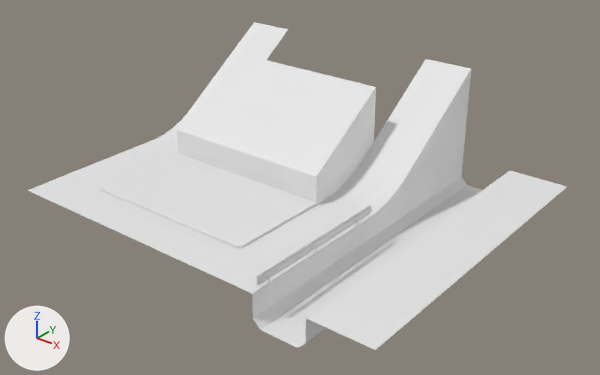
The glTF model godot/Models/Escenario.glb: old version first, new version second.
The view is the same before and after, from a 50 mm lens placed at (63.8, -56.5, 39.9), pointed at (13.1, 6.9, 0.6). Lighting does not change. The marker at lower left points along +X, +Y and +Z. Vertices at the same position are counted once.
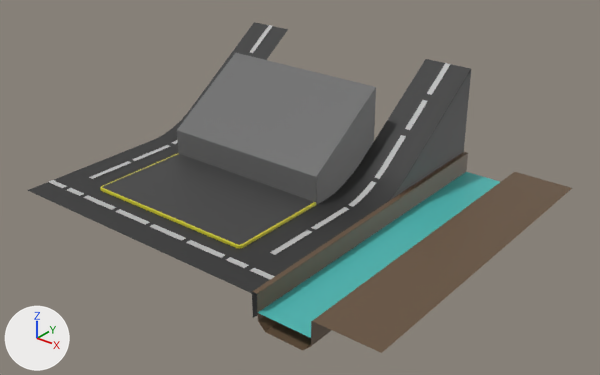
What differs and where, as boxes (x1, y1, x2, y2) in the pictures (600 x 375 px; the box of a moved part takes in the faces that stretch with it):
'Plane.002', reshaped (18% narrower, 10% shorter): before (28, 22, 567, 350); after (28, 22, 471, 318)
'Canal', added (brown): after (252, 152, 572, 353)
'PlayZone', added: after (100, 154, 316, 249)
'Plane', deleted: before (100, 154, 316, 248)
'Agua', added (cyan): after (258, 172, 500, 338)
'Calle.001', added: after (48, 25, 450, 279)
'Plane.003', deleted: before (256, 204, 372, 286)
'Plane.004', deleted: before (267, 214, 359, 287)
part 1 of me_plane_001, moved or reshaped: (177, 53, 376, 202) in both
part 2 of me_plane_001, recoloured: (316, 89, 376, 205) in both
part 3 of me_plane_002, cut back: before (28, 22, 567, 350); after (28, 22, 471, 318)
part 4 of me_plane_002, recoloured: before (252, 216, 372, 294)

The change, as a diff of the scene's bpy script:
```diff
--- a/godot/Models/Escenario.glb.py
+++ b/godot/Models/Escenario.glb.py
@@ mat_m_calle @@
+mat_m_calle = principled_material('M_Calle')
+mat_m_calle.base_color = (0.0291, 0.0291, 0.0291)  # black #303030
@@ mat_m_pared @@
+mat_m_pared = principled_material('M_Pared')
+mat_m_pared.base_color = (0.142, 0.142, 0.142)  # dark grey #696969
@@ me_plane_001 @@
 me_plane_001.from_pydata(...)  # 20 vertices, 26 faces; spans x -10.5..10.5, y 0.0..10.6, z -0.3..10.0
+# me_plane_001 part 1
+# 16 faces are deleted
+# 16 new faces join them
+# me_plane_001 part 2: 10 faces spanning x -10.5..10.5, y 0.0..10.6, z -0.3..10.0 switch from no material to mat_m_pared (dark grey #696969)
@@ me_plane_002 @@
-me_plane_002.from_pydata(...)  # 130 vertices, 200 faces; spans x -15.5..30.5, y -5.0..33.0, z -3.5..11.0
+me_plane_002.from_pydata(...)  # 50 vertices, 60 faces; spans x -15.5..17.5, y -5.0..33.0, z -2.6..11.0
+# me_plane_002 part 3
+# 80 vertices are removed from x 17.5..30.5, y -5.0..33.0, z -3.5..0.0
+# 196 faces are deleted
+# 56 new faces join them
+# me_plane_002 part 4: 4 faces spanning x 17.4..17.5, y -5.0..13.7, z -0.1..0.0 switch from no material to mat_m_calle (black #303030)
@@ me_plane_004 @@
+me_plane_004.from_pydata([(18.1, 33.0, -1.8), (18.1, -5.0, -1.8), (24.1, 33.0, -1.8), (24.1, -5.0, -1.8)], [], [(1, 2, 0), (1, 3, 2)])
+me_plane_004.materials.append(mat_m_agua)  # cyan #4db9b6
@@ ob_plane @@
-ob_plane = bpy.data.objects.new('Plane', me_plane)
@@ ob_plane_003 @@
-ob_plane_003 = bpy.data.objects.new('Plane.003', me_plane_009)
@@ ob_plane_004 @@
-ob_plane_004 = bpy.data.objects.new('Plane.004', me_plane_010)
@@ ob_calle_001 @@
+ob_calle_001 = bpy.data.objects.new('Calle.001', me_plane_005)  # 92 vertices, 52 faces; spans x -15.5..17.5, y -2.3..33.0, z 0.0..11.0; in mat_m_calle_lineas (grey #bdbdbd)
+ob_calle_001.location = (4.5, -6.0, -0.3)
@@ ob_agua @@
+ob_agua = bpy.data.objects.new('Agua', me_plane_004)
+ob_agua.location = (4.5, -6.0, -0.3)
@@ ob_canal @@
+ob_canal = bpy.data.objects.new('Canal', me_plane_003)  # 32 vertices, 30 faces; spans x 17.5..31.1, y -5.0..33.0, z -3.5..0.7; in mat_m_canal (brown #68533e)
+ob_canal.location = (4.5, -6.0, -0.3)
@@ ob_playzone @@
+ob_playzone = bpy.data.objects.new('PlayZone', me_plane_1)  # 56 vertices, 90 faces; spans x -10.5..10.5, y -12.0..0.0, z -0.5..0.0; in mat_m_gamezone (black #414141), mat_mgamezone_border (yellow #cec62d)
+ob_playzone.location = (5.5, 6.0, 0.0)
```
